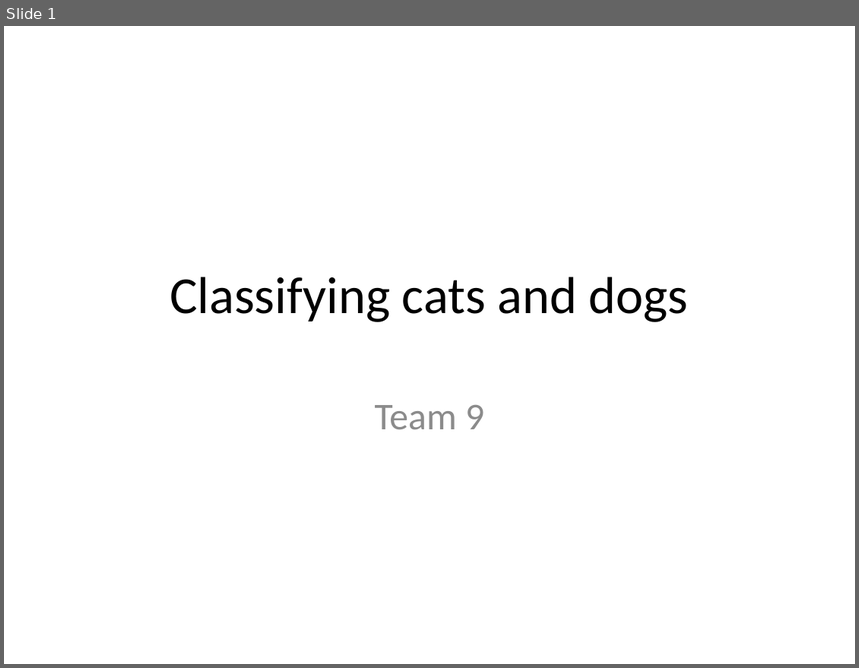
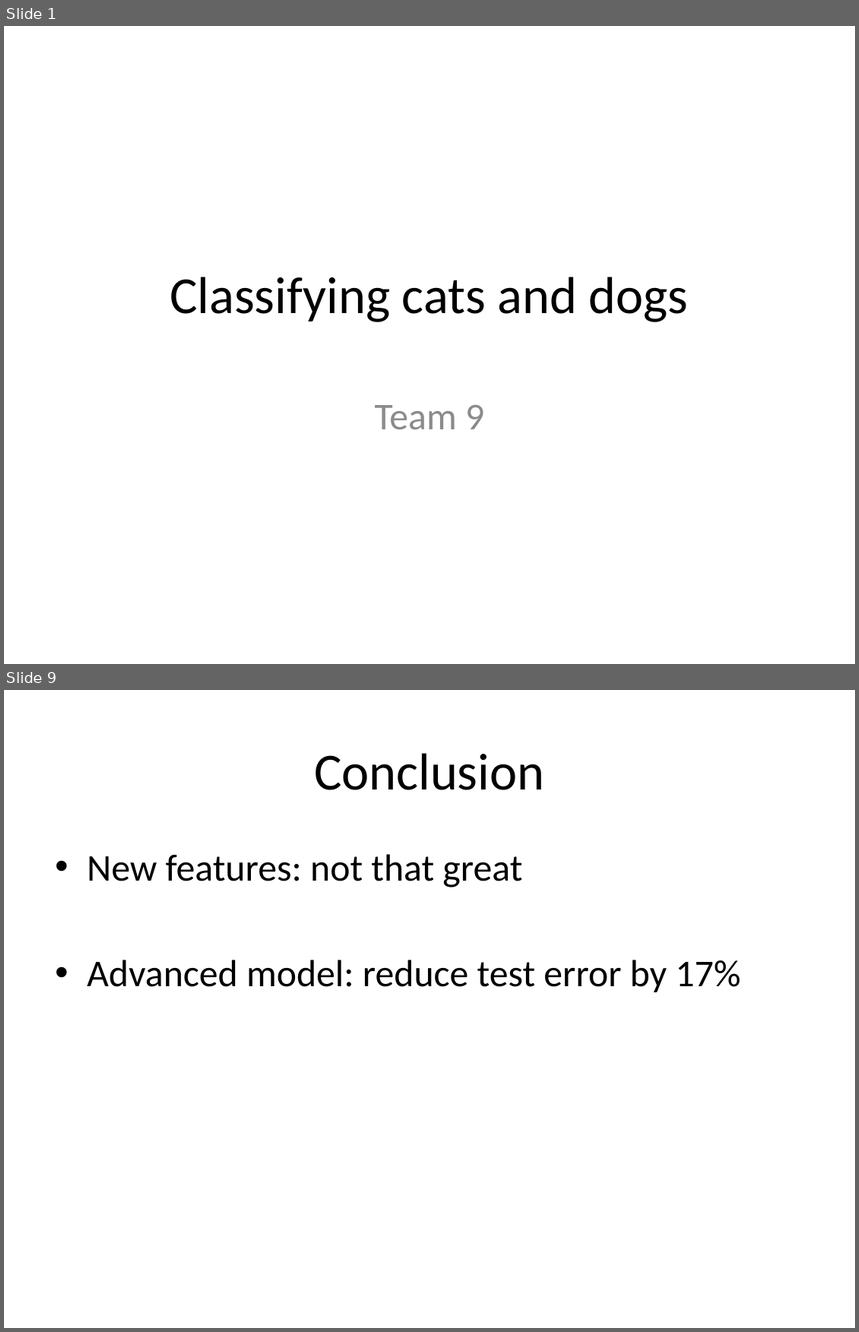
Before and after one commit to yueshengu/Predict-cats-and-dogs, a slide deck: cats and dogs.pptx. Shown one above the other, each under a label of ours: slide 1 before the commit, slides 1 and 9 after it; the slides between them are not shown. The pictures are 859x668 and 859x1332 pixels, drawn with LibreOffice and Linux fonts; fonts in the diff are those of the drawing. Boxes give left, top, right and bottom in pixels: in the first picture for what was removed or moved away, otherwise in the second. Text is boxed around its words. In the diff, an @@ line names an element or a change of style, - is before the commit and + after.

```diff
--- a/cats and dogs.pptx
+++ b/cats and dogs.pptx
@@ slide 9 added at [4,690,855,1328], background #FFFFFF @@
@@ title added at [314,753,544,790], 44 pt, text #000000 @@
+Conclusion
@@ text added at [87,854,741,992], 32 pt, text #000000 @@
+• New features: not that great
+• Advanced model: reduce test error by 17%
```
Also in this commit, not shown: 1 slide changed, 6 other slides added, 1 other file.
